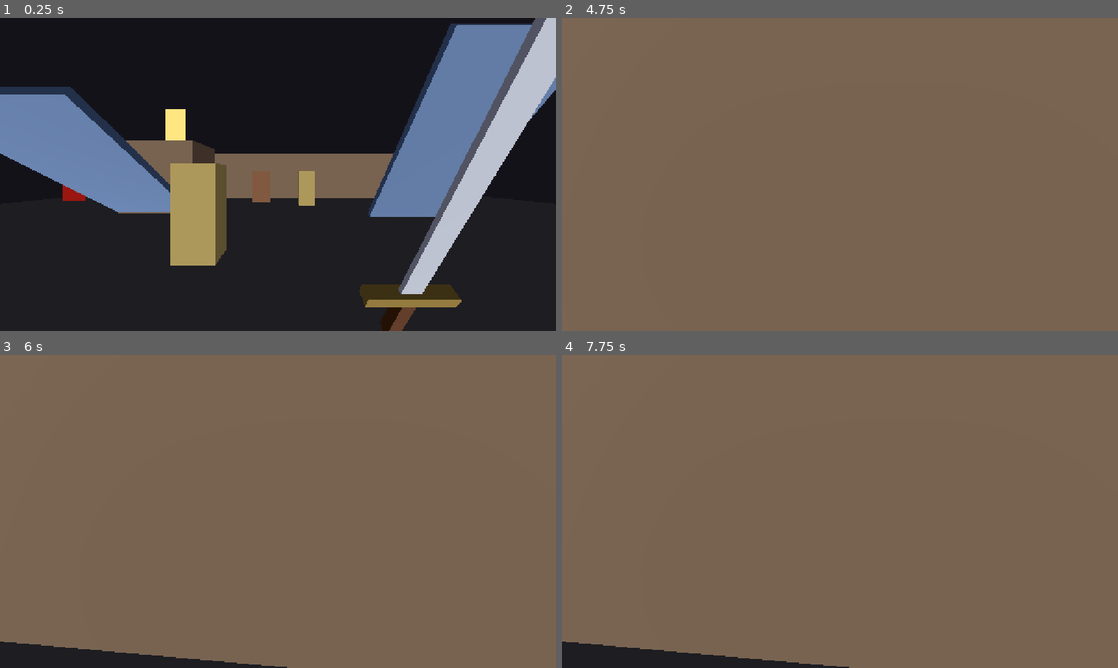
Above: before the commit, frames 1-4 (two rows, left to right).
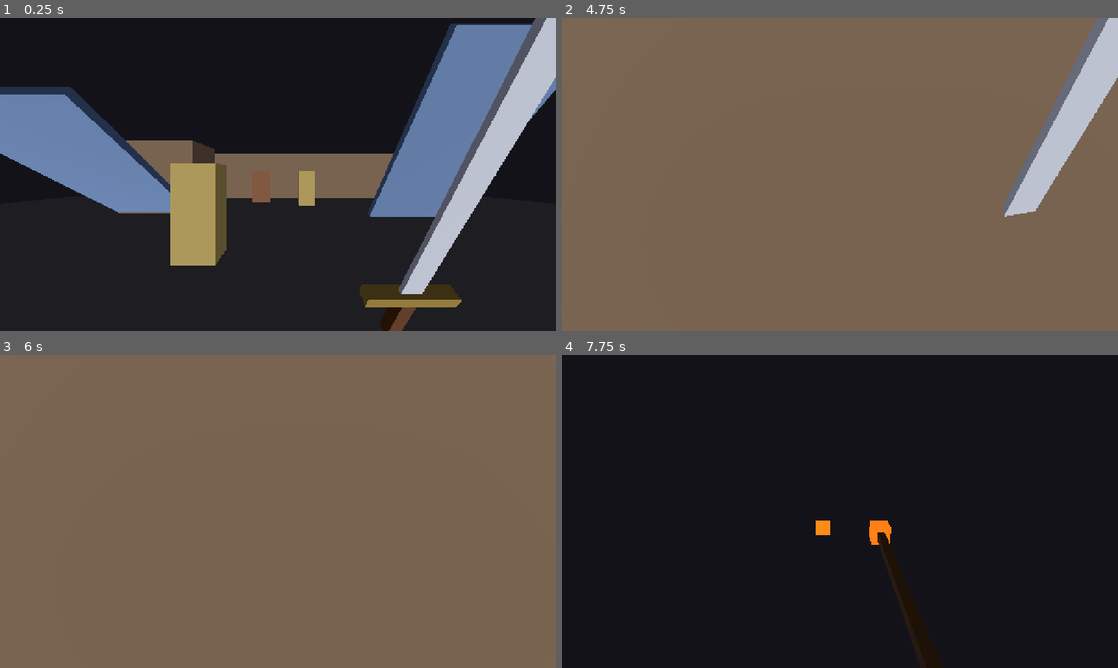
Above: after the commit, the same moments.

Repository: ryanhicke/dark-fantasy-fps
Game: Godot game, scene res://levels/test_level.tscn
Same seed, same stepped clock (60 frames per second), same inputs: the game is played once before the commit and once after it. This scene is started directly instead of the project's main scene.
Inputs (mouse positions are in pixels of both pictures, inside the frame that each line leads up to):
- Up to frame 1 (0.25 s): no input
- Up to frame 2 (4.75 s): tap Enter (respawn) at 0.5, 2.75, 3.5, 4.25 s; move the mouse to (867, 174) at 0.52 s; hold W (move_forward) from 0.53 s (still down); click (867, 174) at 0.6 s; tap Space (jump) at 0.77, 1.52, 3.02, 3.77, 4.52 s; move the mouse to (812, 174) at 1.27 s; tap E (use) at 1.35 s; move the mouse to (851, 168) at 2.02 s; hold 1 (weapon_1) 2.03-2.78 s; move the mouse to (834, 180) at 2.77 s; tap 2 (weapon_2) at 2.85 s; click (834, 180) at 2.92 s; move the mouse to (878, 177) at 3.52 s; hold 3 (weapon_3) 3.53-4.28 s; move the mouse to (795, 171) at 4.27 s; tap Mouse wheel down (weapon_next) at 4.35 s
- Up to frame 3 (6 s): tap Enter (respawn) at 5, 5.75 s; move the mouse to (283, 511) at 5.02 s; hold Mouse wheel up (weapon_prev) 5.03-5.78 s; click (283, 511) at 5.17 s; move the mouse to (255, 505) at 5.77 s; release W (move_forward) at 5.78 s; hold D (move_right) from 5.78 s (still down); tap Shift at 5.85 s
- Up to frame 4 (7.75 s): tap Space (jump) at 6.02, 6.77, 7.52 s; move the mouse to (867, 511) at 6.52 s; release D (move_right) at 6.53 s; hold W (move_forward) from 6.53 s (still down); tap Alt at 6.6 s; move the mouse to (812, 511) at 7.27 s; tap Ctrl at 7.35 s; click (812, 511) at 7.42 s

The runs differ from the first frame. In frame 1, 0.5% of the frame differs, in the area x 11-34%, y 29-59%; in frame 2, 4.5%; in frame 3, 2.2%; in frame 4, 98%, in the area x 0-100%, y 0-100%.

Commit message:
Add enemy gallery level and slim down the test level
The test level had grown to 11 enemies in one open room. Move them into
a dev-only enemy gallery: a corridor of walled bays, one enemy type per
bay, with doorways on alternating sides so each enemy only wakes when
the player reaches its door. The test level goes back to dummies, one
bandit, ramps, and the exit.

Co-Authored-By: Claude Opus 5.5 <noreply@anthropic.com>

Diff:
--- /dev/null
+++ b/levels/enemy_gallery.tscn
@@ -0,0 +1,423 @@
+[gd_scene format=3]
+
+[ext_resource type="PackedScene" path="res://player/player.tscn" id="1_player"]
+[ext_resource type="Script" path="res://levels/level.gd" id="2_level"]
+[ext_resource type="Script" path="res://levels/entities/exit_trigger.gd" id="3_exit"]
+[ext_resource type="PackedScene" path="res://enemies/bandit/bandit.tscn" id="10_bandit"]
+[ext_resource type="PackedScene" path="res://enemies/bandit_archer/bandit_archer.tscn" id="11_bandit_archer"]
+[ext_resource type="PackedScene" path="res://enemies/armored_mercenary/armored_mercenary.tscn" id="12_armored_mercenary"]
+[ext_resource type="PackedScene" path="res://enemies/werewolf/werewolf.tscn" id="13_werewolf"]
+[ext_resource type="PackedScene" path="res://enemies/werewolf/disguised_bandit.tscn" id="14_disguised_bandit"]
+[ext_resource type="PackedScene" path="res://enemies/skeleton/skeleton.tscn" id="15_skeleton"]
+[ext_resource type="PackedScene" path="res://enemies/apprentice_wizard/apprentice_wizard.tscn" id="16_apprentice_wizard"]
+[ext_resource type="PackedScene" path="res://enemies/melee_demon/melee_demon.tscn" id="17_melee_demon"]
+[ext_resource type="PackedScene" path="res://enemies/imp/imp.tscn" id="18_imp"]
+
+[sub_resource type="Environment" id="Environment_gallery"]
+background_mode = 1
+background_color = Color(0.08, 0.07, 0.1, 1)
+ambient_light_source = 2
+ambient_light_color = Color(0.45, 0.45, 0.5, 1)
+
+[sub_resource type="StandardMaterial3D" id="Material_floor"]
+albedo_color = Color(0.3, 0.3, 0.3, 1)
+
+[sub_resource type="StandardMaterial3D" id="Material_wall"]
+albedo_color = Color(0.55, 0.45, 0.35, 1)
+
+[sub_resource type="PlaneMesh" id="PlaneMesh_floor"]
+material = SubResource("Material_floor")
+size = Vector2(12, 154)
+
+[sub_resource type="BoxShape3D" id="BoxShape3D_floor"]
+size = Vector3(12, 1, 154)
+
+[sub_resource type="StandardMaterial3D" id="Material_exit"]
+shading_mode = 0
+albedo_color = Color(0.2, 0.9, 0.35, 1)
+
+[sub_resource type="BoxMesh" id="BoxMesh_exit_pad"]
+material = SubResource("Material_exit")
+size = Vector3(2, 0.05, 2)
+
+[sub_resource type="BoxShape3D" id="BoxShape3D_exit"]
+size = Vector3(2, 2, 2)
+
+[sub_resource type="BoxMesh" id="Mesh_Box_0"]
+material = SubResource("Material_wall")
+size = Vector3(0.5, 5, 154)
+
+[sub_resource type="BoxShape3D" id="Shape_Box_0"]
+size = Vector3(0.5, 5, 154)
+
+[sub_resource type="BoxMesh" id="Mesh_Box_1"]
+material = SubResource("Material_wall")
+size = Vector3(13, 5, 0.5)
+
+[sub_resource type="BoxShape3D" id="Shape_Box_1"]
+size = Vector3(13, 5, 0.5)
+
+[sub_resource type="BoxMesh" id="Mesh_Box_2"]
+material = SubResource("Material_wall")
+size = Vector3(8, 5, 0.5)
+
+[sub_resource type="BoxShape3D" id="Shape_Box_2"]
+size = Vector3(8, 5, 0.5)
+
+[sub_resource type="BoxMesh" id="Mesh_Box_3"]
+material = SubResource("Material_wall")
+size = Vector3(1, 5, 0.5)
+
+[sub_resource type="BoxShape3D" id="Shape_Box_3"]
+size = Vector3(1, 5, 0.5)
+
+[node name="EnemyGallery" type="Node3D"]
+script = ExtResource("2_level")
+player_scene = ExtResource("1_player")
+display_name = "Enemy Gallery"
+
+[node name="WorldEnvironment" type="WorldEnvironment" parent="."]
+environment = SubResource("Environment_gallery")
+
+[node name="Sun" type="DirectionalLight3D" parent="."]
+transform = Transform3D(1, 0, 0, 0, 0.5, -0.866025, 0, 0.866025, 0.5, 0, 10, 0)
+
+[node name="Floor" type="StaticBody3D" parent="."]
+transform = Transform3D(1, 0, 0, 0, 1, 0, 0, 0, 1, 0, 0, -77)
+
+[node name="MeshInstance3D" type="MeshInstance3D" parent="Floor"]
+mesh = SubResource("PlaneMesh_floor")
+
+[node name="CollisionShape3D" type="CollisionShape3D" parent="Floor"]
+transform = Transform3D(1, 0, 0, 0, 1, 0, 0, 0, 1, 0, -0.5, 0)
+shape = SubResource("BoxShape3D_floor")
+
+[node name="Walls" type="Node3D" parent="."]
+
+[node name="SideLeft" type="StaticBody3D" parent="Walls"]
+transform = Transform3D(1, 0, 0, 0, 1, 0, 0, 0, 1, -6.25, 2.5, -77)
+
+[node name="MeshInstance3D" type="MeshInstance3D" parent="Walls/SideLeft"]
+mesh = SubResource("Mesh_Box_0")
+
+[node name="CollisionShape3D" type="CollisionShape3D" parent="Walls/SideLeft"]
+shape = SubResource("Shape_Box_0")
+
+[node name="SideRight" type="StaticBody3D" parent="Walls"]
+transform = Transform3D(1, 0, 0, 0, 1, 0, 0, 0, 1, 6.25, 2.5, -77)
+
+[node name="MeshInstance3D" type="MeshInstance3D" parent="Walls/SideRight"]
+mesh = SubResource("Mesh_Box_0")
+
+[node name="CollisionShape3D" type="CollisionShape3D" parent="Walls/SideRight"]
+shape = SubResource("Shape_Box_0")
+
+[node name="EndStart" type="StaticBody3D" parent="Walls"]
+transform = Transform3D(1, 0, 0, 0, 1, 0, 0, 0, 1, 0, 2.5, 0.25)
+
+[node name="MeshInstance3D" type="MeshInstance3D" parent="Walls/EndStart"]
+mesh = SubResource("Mesh_Box_1")
+
+[node name="CollisionShape3D" type="CollisionShape3D" parent="Walls/EndStart"]
+shape = SubResource("Shape_Box_1")
+
+[node name="EndExit" type="StaticBody3D" parent="Walls"]
+transform = Transform3D(1, 0, 0, 0, 1, 0, 0, 0, 1, 0, 2.5, -154.25)
+
+[node name="MeshInstance3D" type="MeshInstance3D" parent="Walls/EndExit"]
+mesh = SubResource("Mesh_Box_1")
+
+[node name="CollisionShape3D" type="CollisionShape3D" parent="Walls/EndExit"]
+shape = SubResource("Shape_Box_1")
+
+[node name="Divider1A" type="StaticBody3D" parent="Walls"]
+transform = Transform3D(1, 0, 0, 0, 1, 0, 0, 0, 1, -2, 2.5, -14)
+
+[node name="MeshInstance3D" type="MeshInstance3D" parent="Walls/Divider1A"]
+mesh = SubResource("Mesh_Box_2")
+
+[node name="CollisionShape3D" type="CollisionShape3D" parent="Walls/Divider1A"]
+shape = SubResource("Shape_Box_2")
+
+[node name="Divider1B" type="StaticBody3D" parent="Walls"]
+transform = Transform3D(1, 0, 0, 0, 1, 0, 0, 0, 1, 5.5, 2.5, -14)
+
+[node name="MeshInstance3D" type="MeshInstance3D" parent="Walls/Divider1B"]
+mesh = SubResource("Mesh_Box_3")
+
+[node name="CollisionShape3D" type="CollisionShape3D" parent="Walls/Divider1B"]
+shape = SubResource("Shape_Box_3")
+
+[node name="Divider2A" type="StaticBody3D" parent="Walls"]
+transform = Transform3D(1, 0, 0, 0, 1, 0, 0, 0, 1, -5.5, 2.5, -28)
+
+[node name="MeshInstance3D" type="MeshInstance3D" parent="Walls/Divider2A"]
+mesh = SubResource("Mesh_Box_3")
+
+[node name="CollisionShape3D" type="CollisionShape3D" parent="Walls/Divider2A"]
+shape = SubResource("Shape_Box_3")
+
+[node name="Divider2B" type="StaticBody3D" parent="Walls"]
+transform = Transform3D(1, 0, 0, 0, 1, 0, 0, 0, 1, 2, 2.5, -28)
+
+[node name="MeshInstance3D" type="MeshInstance3D" parent="Walls/Divider2B"]
+mesh = SubResource("Mesh_Box_2")
+
+[node name="CollisionShape3D" type="CollisionShape3D" parent="Walls/Divider2B"]
+shape = SubResource("Shape_Box_2")
+
+[node name="Divider3A" type="StaticBody3D" parent="Walls"]
+transform = Transform3D(1, 0, 0, 0, 1, 0, 0, 0, 1, -2, 2.5, -42)
+
+[node name="MeshInstance3D" type="MeshInstance3D" parent="Walls/Divider3A"]
+mesh = SubResource("Mesh_Box_2")
+
+[node name="CollisionShape3D" type="CollisionShape3D" parent="Walls/Divider3A"]
+shape = SubResource("Shape_Box_2")
+
+[node name="Divider3B" type="StaticBody3D" parent="Walls"]
+transform = Transform3D(1, 0, 0, 0, 1, 0, 0, 0, 1, 5.5, 2.5, -42)
+
+[node name="MeshInstance3D" type="MeshInstance3D" parent="Walls/Divider3B"]
+mesh = SubResource("Mesh_Box_3")
+
+[node name="CollisionShape3D" type="CollisionShape3D" parent="Walls/Divider3B"]
+shape = SubResource("Shape_Box_3")
+
+[node name="Divider4A" type="StaticBody3D" parent="Walls"]
+transform = Transform3D(1, 0, 0, 0, 1, 0, 0, 0, 1, -5.5, 2.5, -56)
+
+[node name="MeshInstance3D" type="MeshInstance3D" parent="Walls/Divider4A"]
+mesh = SubResource("Mesh_Box_3")
+
+[node name="CollisionShape3D" type="CollisionShape3D" parent="Walls/Divider4A"]
+shape = SubResource("Shape_Box_3")
+
+[node name="Divider4B" type="StaticBody3D" parent="Walls"]
+transform = Transform3D(1, 0, 0, 0, 1, 0, 0, 0, 1, 2, 2.5, -56)
+
+[node name="MeshInstance3D" type="MeshInstance3D" parent="Walls/Divider4B"]
+mesh = SubResource("Mesh_Box_2")
+
+[node name="CollisionShape3D" type="CollisionShape3D" parent="Walls/Divider4B"]
+shape = SubResource("Shape_Box_2")
+
+[node name="Divider5A" type="StaticBody3D" parent="Walls"]
+transform = Transform3D(1, 0, 0, 0, 1, 0, 0, 0, 1, -2, 2.5, -70)
+
+[node name="MeshInstance3D" type="MeshInstance3D" parent="Walls/Divider5A"]
+mesh = SubResource("Mesh_Box_2")
+
+[node name="CollisionShape3D" type="CollisionShape3D" parent="Walls/Divider5A"]
+shape = SubResource("Shape_Box_2")
+
+[node name="Divider5B" type="StaticBody3D" parent="Walls"]
+transform = Transform3D(1, 0, 0, 0, 1, 0, 0, 0, 1, 5.5, 2.5, -70)
+
+[node name="MeshInstance3D" type="MeshInstance3D" parent="Walls/Divider5B"]
+mesh = SubResource("Mesh_Box_3")
+
+[node name="CollisionShape3D" type="CollisionShape3D" parent="Walls/Divider5B"]
+shape = SubResource("Shape_Box_3")
+
+[node name="Divider6A" type="StaticBody3D" parent="Walls"]
+transform = Transform3D(1, 0, 0, 0, 1, 0, 0, 0, 1, -5.5, 2.5, -84)
+
+[node name="MeshInstance3D" type="MeshInstance3D" parent="Walls/Divider6A"]
+mesh = SubResource("Mesh_Box_3")
+
+[node name="CollisionShape3D" type="CollisionShape3D" parent="Walls/Divider6A"]
+shape = SubResource("Shape_Box_3")
+
+[node name="Divider6B" type="StaticBody3D" parent="Walls"]
+transform = Transform3D(1, 0, 0, 0, 1, 0, 0, 0, 1, 2, 2.5, -84)
+
+[node name="MeshInstance3D" type="MeshInstance3D" parent="Walls/Divider6B"]
+mesh = SubResource("Mesh_Box_2")
+
+[node name="CollisionShape3D" type="CollisionShape3D" parent="Walls/Divider6B"]
+shape = SubResource("Shape_Box_2")
+
+[node name="Divider7A" type="StaticBody3D" parent="Walls"]
+transform = Transform3D(1, 0, 0, 0, 1, 0, 0, 0, 1, -2, 2.5, -98)
+
+[node name="MeshInstance3D" type="MeshInstance3D" parent="Walls/Divider7A"]
+mesh = SubResource("Mesh_Box_2")
+
+[node name="CollisionShape3D" type="CollisionShape3D" parent="Walls/Divider7A"]
+shape = SubResource("Shape_Box_2")
+
+[node name="Divider7B" type="StaticBody3D" parent="Walls"]
+transform = Transform3D(1, 0, 0, 0, 1, 0, 0, 0, 1, 5.5, 2.5, -98)
+
+[node name="MeshInstance3D" type="MeshInstance3D" parent="Walls/Divider7B"]
+mesh = SubResource("Mesh_Box_3")
+
+[node name="CollisionShape3D" type="CollisionShape3D" parent="Walls/Divider7B"]
+shape = SubResource("Shape_Box_3")
+
+[node name="Divider8A" type="StaticBody3D" parent="Walls"]
+transform = Transform3D(1, 0, 0, 0, 1, 0, 0, 0, 1, -5.5, 2.5, -112)
+
+[node name="MeshInstance3D" type="MeshInstance3D" parent="Walls/Divider8A"]
+mesh = SubResource("Mesh_Box_3")
+
+[node name="CollisionShape3D" type="CollisionShape3D" parent="Walls/Divider8A"]
+shape = SubResource("Shape_Box_3")
+
+[node name="Divider8B" type="StaticBody3D" parent="Walls"]
+transform = Transform3D(1, 0, 0, 0, 1, 0, 0, 0, 1, 2, 2.5, -112)
+
+[node name="MeshInstance3D" type="MeshInstance3D" parent="Walls/Divider8B"]
+mesh = SubResource("Mesh_Box_2")
+
+[node name="CollisionShape3D" type="CollisionShape3D" parent="Walls/Divider8B"]
+shape = SubResource("Shape_Box_2")
+
+[node name="Divider9A" type="StaticBody3D" parent="Walls"]
+transform = Transform3D(1, 0, 0, 0, 1, 0, 0, 0, 1, -2, 2.5, -126)
+
+[node name="MeshInstance3D" type="MeshInstance3D" parent="Walls/Divider9A"]
+mesh = SubResource("Mesh_Box_2")
+
+[node name="CollisionShape3D" type="CollisionShape3D" parent="Walls/Divider9A"]
+shape = SubResource("Shape_Box_2")
+
+[node name="Divider9B" type="StaticBody3D" parent="Walls"]
+transform = Transform3D(1, 0, 0, 0, 1, 0, 0, 0, 1, 5.5, 2.5, -126)
+
+[node name="MeshInstance3D" type="MeshInstance3D" parent="Walls/Divider9B"]
+mesh = SubResource("Mesh_Box_3")
+
+[node name="CollisionShape3D" type="CollisionShape3D" parent="Walls/Divider9B"]
+shape = SubResource("Shape_Box_3")
+
+[node name="Divider10A" type="StaticBody3D" parent="Walls"]
+transform = Transform3D(1, 0, 0, 0, 1, 0, 0, 0, 1, -5.5, 2.5, -140)
+
+[node name="MeshInstance3D" type="MeshInstance3D" parent="Walls/Divider10A"]
+mesh = SubResource("Mesh_Box_3")
+
+[node name="CollisionShape3D" type="CollisionShape3D" parent="Walls/Divider10A"]
+shape = SubResource("Shape_Box_3")
+
+[node name="Divider10B" type="StaticBody3D" parent="Walls"]
+transform = Transform3D(1, 0, 0, 0, 1, 0, 0, 0, 1, 2, 2.5, -140)
+
+[node name="MeshInstance3D" type="MeshInstance3D" parent="Walls/Divider10B"]
+mesh = SubResource("Mesh_Box_2")
+
+[node name="CollisionShape3D" type="CollisionShape3D" parent="Walls/Divider10B"]
+shape = SubResource("Shape_Box_2")
+
+[node name="Signs" type="Node3D" parent="."]
+
+[node name="Sign1" type="Label3D" parent="Signs"]
+transform = Transform3D(1, 0, 0, 0, 1, 0, 0, 0, 1, 3.5, 3.2, -13.4)
+billboard = 1
+texture_filter = 0
+font_size = 48
+text = "1. Bandit"
+
+[node name="Sign2" type="Label3D" parent="Signs"]
+transform = Transform3D(1, 0, 0, 0, 1, 0, 0, 0, 1, -3.5, 3.2, -27.4)
+billboard = 1
+texture_filter = 0
+font_size = 48
+text = "2. Bandit Archer"
+
+[node name="Sign3" type="Label3D" parent="Signs"]
+transform = Transform3D(1, 0, 0, 0, 1, 0, 0, 0, 1, 3.5, 3.2, -41.4)
+billboard = 1
+texture_filter = 0
+font_size = 48
+text = "3. Armored Mercenary"
+
+[node name="Sign4" type="Label3D" parent="Signs"]
+transform = Transform3D(1, 0, 0, 0, 1, 0, 0, 0, 1, -3.5, 3.2, -55.4)
+billboard = 1
+texture_filter = 0
+font_size = 48
+text = "4. Werewolf"
+
+[node name="Sign5" type="Label3D" parent="Signs"]
+transform = Transform3D(1, 0, 0, 0, 1, 0, 0, 0, 1, 3.5, 3.2, -69.4)
+billboard = 1
+texture_filter = 0
+font_size = 48
+text = "5. Disguised Werewolf"
+
+[node name="Sign6" type="Label3D" parent="Signs"]
+transform = Transform3D(1, 0, 0, 0, 1, 0, 0, 0, 1, -3.5, 3.2, -83.4)
+billboard = 1
+texture_filter = 0
+font_size = 48
+text = "6. Skeletons"
+
+[node name="Sign7" type="Label3D" parent="Signs"]
+transform = Transform3D(1, 0, 0, 0, 1, 0, 0, 0, 1, 3.5, 3.2, -97.4)
+billboard = 1
+texture_filter = 0
+font_size = 48
+text = "7. Apprentice Wizard"
+
+[node name="Sign8" type="Label3D" parent="Signs"]
+transform = Transform3D(1, 0, 0, 0, 1, 0, 0, 0, 1, -3.5, 3.2, -111.4)
+billboard = 1
+texture_filter = 0
+font_size = 48
+text = "8. Demon"
+
+[node name="Sign9" type="Label3D" parent="Signs"]
+transform = Transform3D(1, 0, 0, 0, 1, 0, 0, 0, 1, 3.5, 3.2, -125.4)
+billboard = 1
+texture_filter = 0
+font_size = 48
+text = "9. Imp"
+
+[node name="Enemies" type="Node3D" parent="."]
+
+[node name="Bandit" parent="Enemies" instance=ExtResource("10_bandit")]
+transform = Transform3D(1, 0, 0, 0, 1, 0, 0, 0, 1, -2.8, 0, -24)
+
+[node name="BanditArcher" parent="Enemies" instance=ExtResource("11_bandit_archer")]
+transform = Transform3D(1, 0, 0, 0, 1, 0, 0, 0, 1, 2.8, 0, -39)
+
+[node name="ArmoredMercenary" parent="Enemies" instance=ExtResource("12_armored_mercenary")]
+transform = Transform3D(1, 0, 0, 0, 1, 0, 0, 0, 1, -2.8, 0, -52)
+
+[node name="Werewolf" parent="Enemies" instance=ExtResource("13_werewolf")]
+transform = Transform3D(1, 0, 0, 0, 1, 0, 0, 0, 1, 2.8, 0, -67)
+
+[node name="DisguisedBandit" parent="Enemies" instance=ExtResource("14_disguised_bandit")]
+transform = Transform3D(1, 0, 0, 0, 1, 0, 0, 0, 1, -2.8, 0, -80)
+
+[node name="SkeletonA" parent="Enemies" instance=ExtResource("15_skeleton")]
+transform = Transform3D(1, 0, 0, 0, 1, 0, 0, 0, 1, -1.5, 0, -91)
+
+[node name="SkeletonB" parent="Enemies" instance=ExtResource("15_skeleton")]
+transform = Transform3D(1, 0, 0, 0, 1, 0, 0, 0, 1, 1.5, 0, -91)
+
+[node name="ApprenticeWizard" parent="Enemies" instance=ExtResource("16_apprentice_wizard")]
+transform = Transform3D(1, 0, 0, 0, 1, 0, 0, 0, 1, -2.8, 0, -109)
+
+[node name="Demon" parent="Enemies" instance=ExtResource("17_melee_demon")]
+transform = Transform3D(1, 0, 0, 0, 1, 0, 0, 0, 1, 2.8, 0, -122)
+
+[node name="Imp" parent="Enemies" instance=ExtResource("18_imp")]
+transform = Transform3D(1, 0, 0, 0, 1, 0, 0, 0, 1, -2.8, 3, -137)
+
+[node name="PlayerStart" type="Marker3D" parent="." groups=["player_start"]]
+transform = Transform3D(1, 0, 0, 0, 1, 0, 0, 0, 1, 0, 0, -7)
+
+[node name="ExitPad" type="MeshInstance3D" parent="."]
+transform = Transform3D(1, 0, 0, 0, 1, 0, 0, 0, 1, 0, 0.025, -147)
+mesh = SubResource("BoxMesh_exit_pad")
+
+[node name="ExitTrigger" type="Area3D" parent="."]
+transform = Transform3D(1, 0, 0, 0, 1, 0, 0, 0, 1, 0, 1, -147)
+collision_layer = 0
+script = ExtResource("3_exit")
+
+[node name="CollisionShape3D" type="CollisionShape3D" parent="ExitTrigger"]
+shape = SubResource("BoxShape3D_exit")
--- a/levels/test_level.tscn
+++ b/levels/test_level.tscn
@@ -3,14 +3,6 @@
 [ext_resource type="PackedScene" path="res://player/player.tscn" id="1_player"]
 [ext_resource type="PackedScene" path="res://enemies/training_dummy/training_dummy.tscn" id="2_dummy"]
 [ext_resource type="PackedScene" path="res://enemies/bandit/bandit.tscn" id="3_bandit"]
-[ext_resource type="PackedScene" path="res://enemies/bandit_archer/bandit_archer.tscn" id="6_bandit_archer"]
-[ext_resource type="PackedScene" path="res://enemies/armored_mercenary/armored_mercenary.tscn" id="7_armored_mercenary"]
-[ext_resource type="PackedScene" path="res://enemies/werewolf/werewolf.tscn" id="8_werewolf"]
-[ext_resource type="PackedScene" path="res://enemies/werewolf/disguised_bandit.tscn" id="9_disguised_bandit"]
-[ext_resource type="PackedScene" path="res://enemies/skeleton/skeleton.tscn" id="10_skeleton"]
-[ext_resource type="PackedScene" path="res://enemies/apprentice_wizard/apprentice_wizard.tscn" id="11_apprentice_wizard"]
-[ext_resource type="PackedScene" path="res://enemies/melee_demon/melee_demon.tscn" id="12_melee_demon"]
-[ext_resource type="PackedScene" path="res://enemies/imp/imp.tscn" id="13_imp"]
 [ext_resource type="Script" path="res://levels/level.gd" id="4_level"]
 [ext_resource type="Script" path="res://levels/entities/exit_trigger.gd" id="5_exit"]
 
@@ -148,33 +140,6 @@
 [node name="BanditAhead" parent="." instance=ExtResource("3_bandit")]
 transform = Transform3D(1, 0, 0, 0, 1, 0, 0, 0, 1, -1, 0, -12)
 
-[node name="MercenarySide" parent="." instance=ExtResource("7_armored_mercenary")]
-transform = Transform3D(1, 0, 0, 0, 1, 0, 0, 0, 1, 9, 0, 3)
-
-[node name="ArcherOnPlatform" parent="." instance=ExtResource("6_bandit_archer")]
-transform = Transform3D(1, 0, 0, 0, 1, 0, 0, 0, 1, -5, 1.75, -10)
-
-[node name="WerewolfFar" parent="." instance=ExtResource("8_werewolf")]
-transform = Transform3D(1, 0, 0, 0, 1, 0, 0, 0, 1, 10, 0, -12)
-
-[node name="DisguisedBandit" parent="." instance=ExtResource("9_disguised_bandit")]
-transform = Transform3D(1, 0, 0, 0, 1, 0, 0, 0, 1, -10, 0, 8)
-
-[node name="SkeletonByExitA" parent="." instance=ExtResource("10_skeleton")]
-transform = Transform3D(1, 0, 0, 0, 1, 0, 0, 0, 1, -2.5, 0, 9)
-
-[node name="SkeletonByExitB" parent="." instance=ExtResource("10_skeleton")]
-transform = Transform3D(1, 0, 0, 0, 1, 0, 0, 0, 1, 2.5, 0, 9)
-
-[node name="WizardCorner" parent="." instance=ExtResource("11_apprentice_wizard")]
-transform = Transform3D(1, 0, 0, 0, 1, 0, 0, 0, 1, 12, 0, 12)
-
-[node name="DemonCorner" parent="." instance=ExtResource("12_melee_demon")]
-transform = Transform3D(1, 0, 0, 0, 1, 0, 0, 0, 1, -12, 0, -12)
-
-[node name="ImpHovering" parent="." instance=ExtResource("13_imp")]
-transform = Transform3D(1, 0, 0, 0, 1, 0, 0, 0, 1, 10, 3, -2)
-
 [node name="PlayerStart" type="Marker3D" parent="." groups=["player_start"]]
 
 [node name="ExitPad" type="MeshInstance3D" parent="."]
Not shown, changed: docs/placeholders.md
